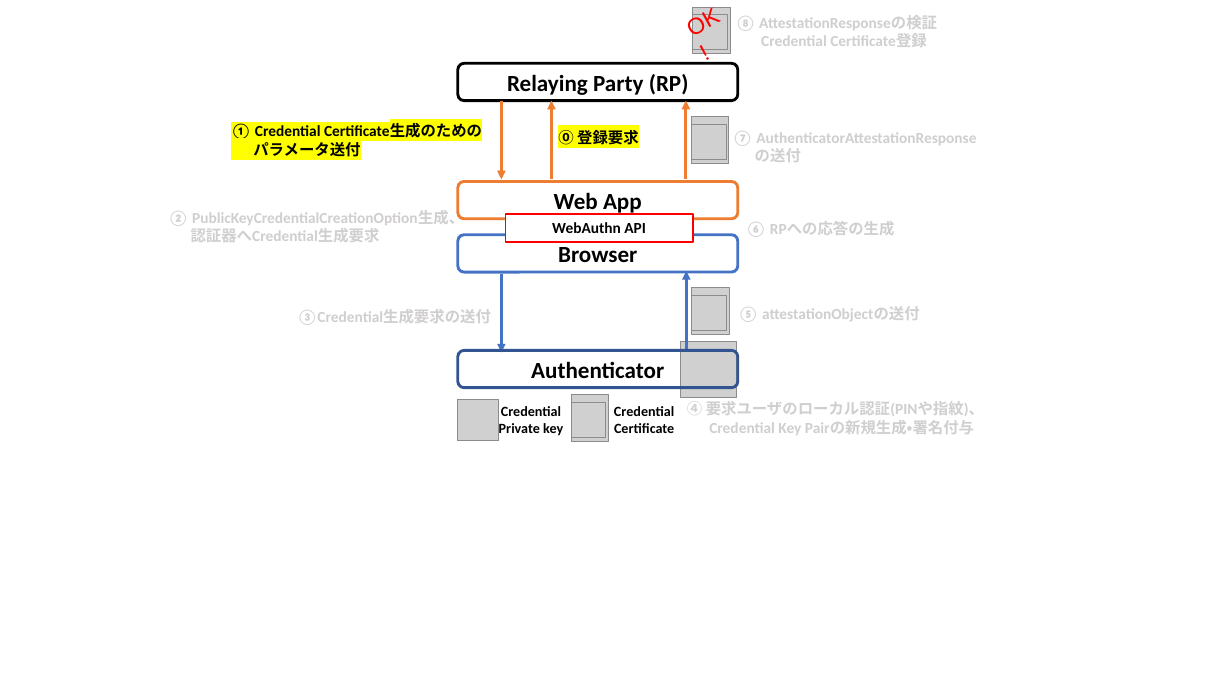
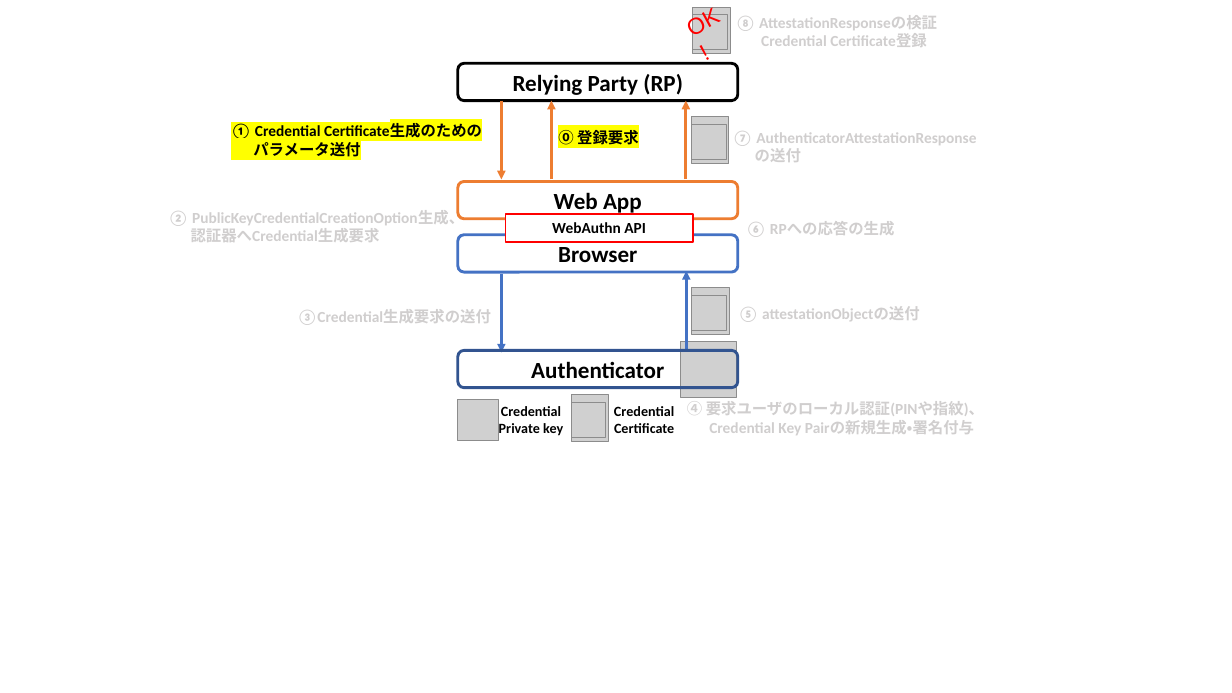
Before and after one commit to junkurihara/class-fido2_webauthn, a slide deck: slide 12 of slides/Figs/figures.pptx. Drawn at 1232x693 pixels with LibreOffice and Linux fonts; fonts in the diff are those of the drawing; grey boxes stand for pictures. Boxes give left, top, right and bottom in pixels: in the first picture for what was removed or moved away, otherwise in the second. Text is boxed around its words. In the diff, an @@ line names an element or a change of style, - is before the commit and + after.

```diff
--- a/slides/Figs/figures.pptx
+++ b/slides/Figs/figures.pptx
@@ text in rounded rectangle at (513, 74, 683, 95): text changed @@
-Relaying Party (RP)
+Relying Party (RP)
```
Also in this commit, not shown: 6 other slides changed, 2 slides added, 7 other files.
